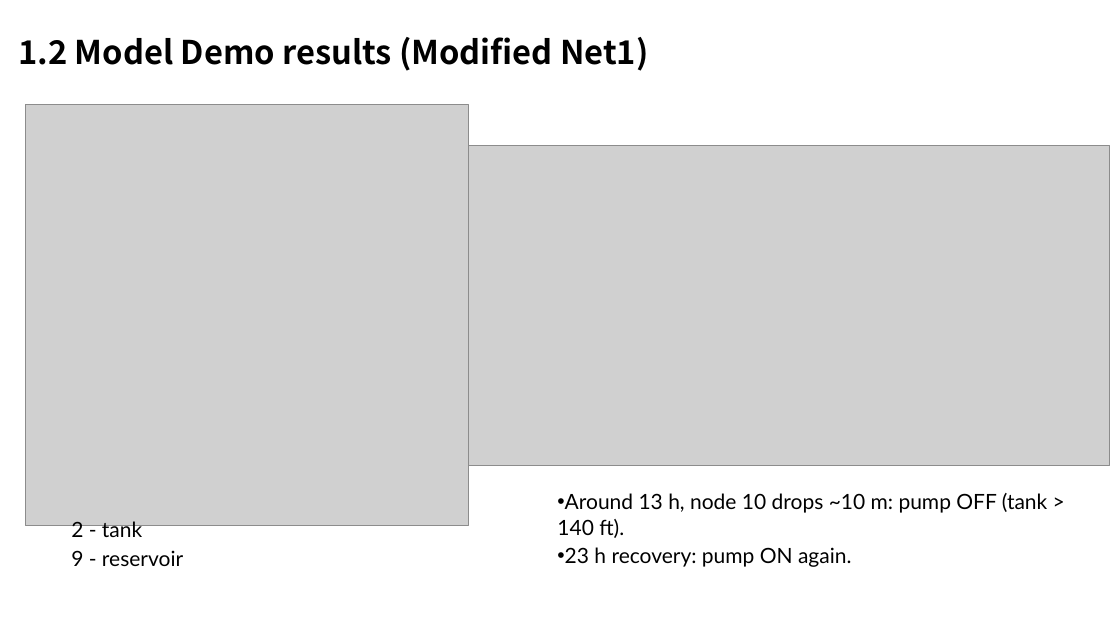
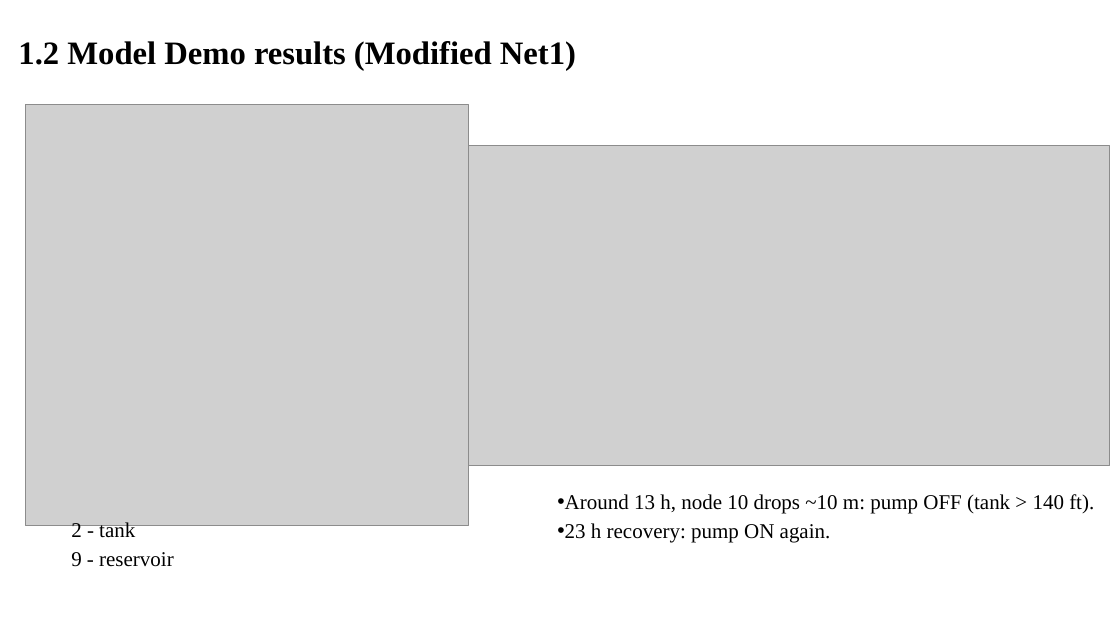
Before and after one commit to Strongxlb/Graduation-Project, a slide deck: slide 4 of meetings/我/5-22.pptx. Drawn at 1120x630 pixels with LibreOffice and Linux fonts; fonts in the diff are those of the drawing; grey boxes stand for pictures. Boxes give left, top, right and bottom in pixels: in the first picture for what was removed or moved away, otherwise in the second. Text is boxed around its words. In the diff, an @@ line names an element or a change of style, - is before the commit and + after.

```diff
--- a/meetings/我/5-22.pptx
+++ b/meetings/我/5-22.pptx
@@ text "1.2 Model Demo results (Modified ..." at <box>18,41,576,71</box>: font Noto Sans CJK SC to Times New Roman @@
@@ text "Around 13 h, node 10 ..." at <box>565,494,1094,543</box>: font Lato to Times New Roman @@
@@ text "2 - tank" at <box>71,521,174,567</box>: font Lato to Times New Roman @@
```
Also in this commit, not shown: 8 other slides changed.
